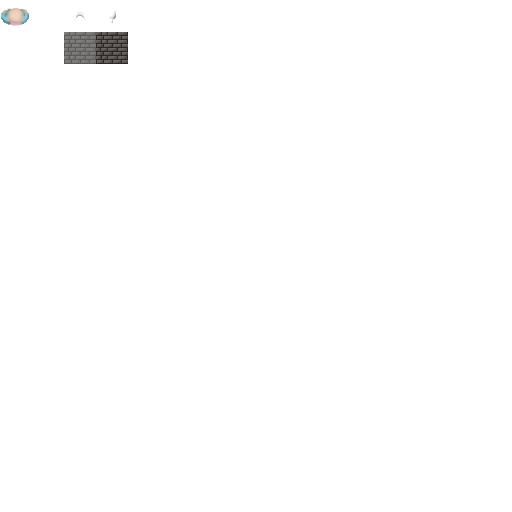
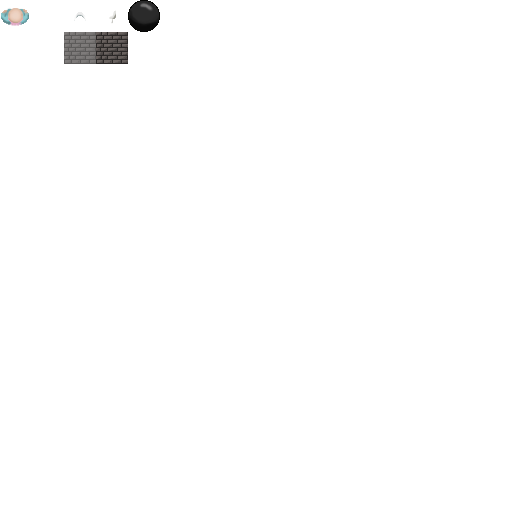
Layers edited between the first and the second 512×512 image:
painted on "Layer 2" over box(128, 0, 160, 32)
